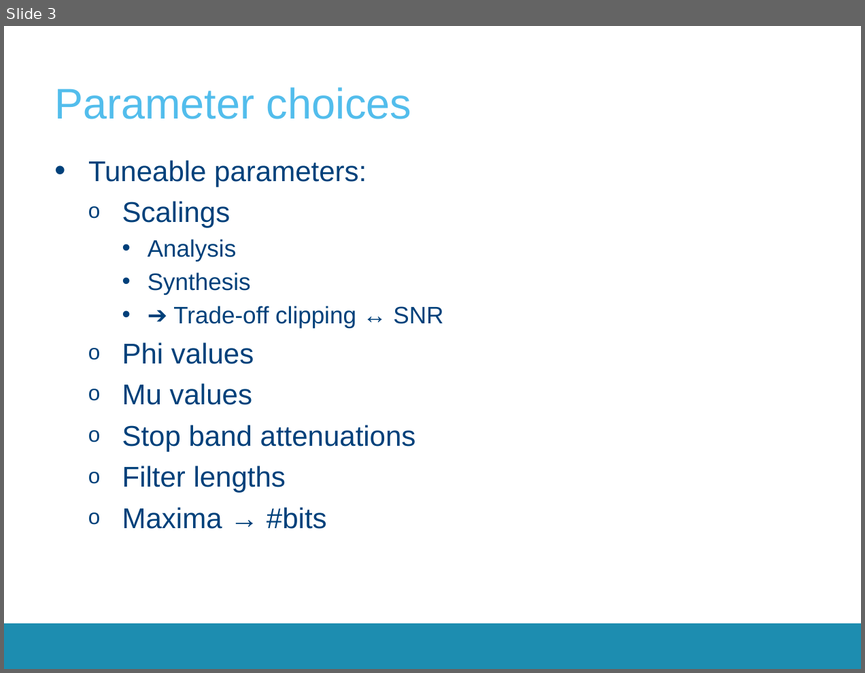
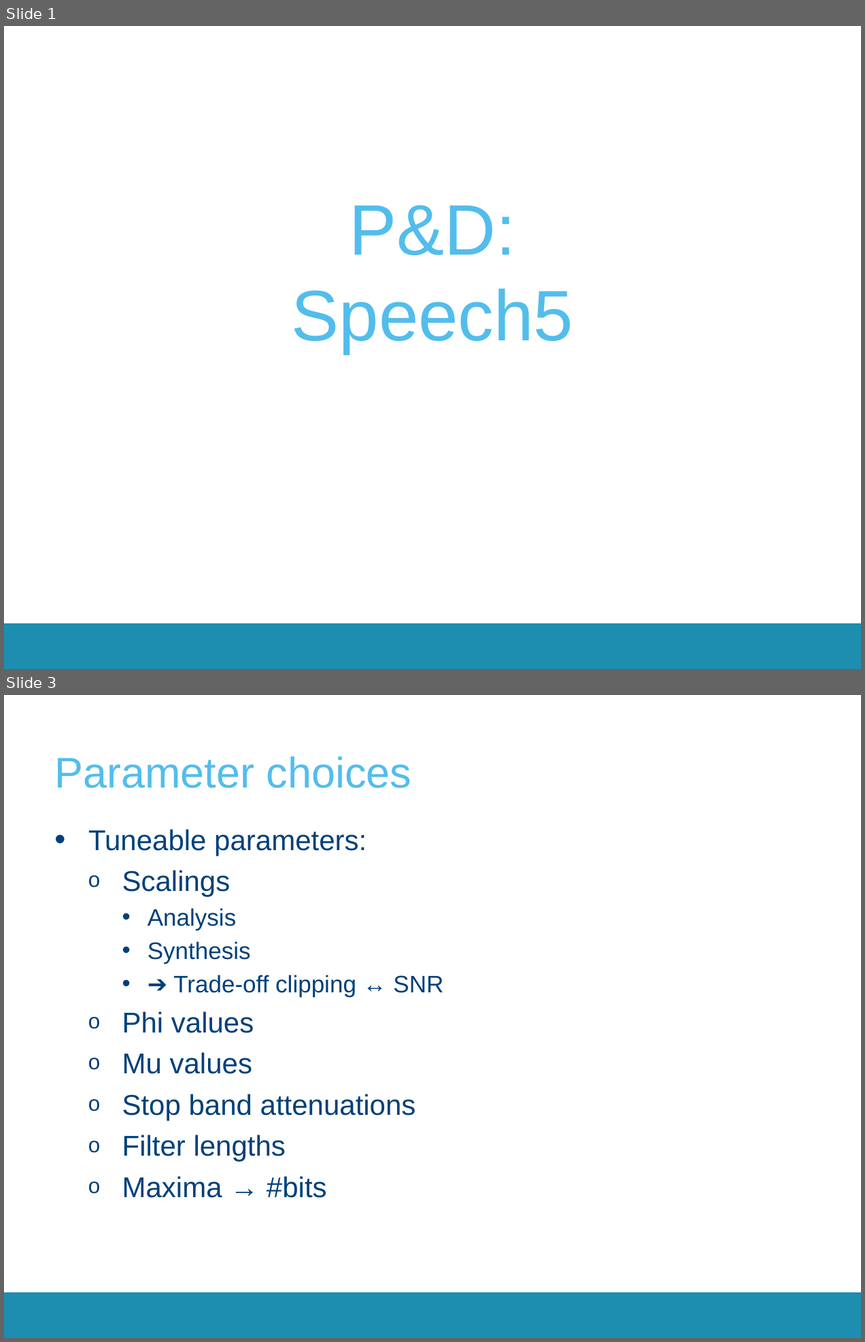
Before and after one commit to SepOwnage/P-O5, a slide deck: Presentatie/Presentation2.pptx. Shown one above the other, each under a label of ours: slide 3 before the commit, slides 1 and 3 after it; the slides between them are not shown. The pictures are 865x673 and 865x1342 pixels, drawn with LibreOffice and Linux fonts; fonts in the diff are those of the drawing; background and template pictures are left out. Boxes give left, top, right and bottom in pixels: in the first picture for what was removed or moved away, otherwise in the second. Text is boxed around its words. In the diff, an @@ line names an element or a change of style, - is before the commit and + after.

```diff
--- a/Presentatie/Presentation2.pptx
+++ b/Presentatie/Presentation2.pptx
@@ slide 1 added at (4, 26, 861, 669), background #FFFFFF; not listed: 1 template element that a slide beside it also shows @@
@@ title added at (292, 205, 573, 354), 60 pt, text #52BDEC @@
+P&D:
+Speech5
```
Also in this commit, not shown: 14 slides changed, 1 other slide added, 1 slide removed, 1 other file.
